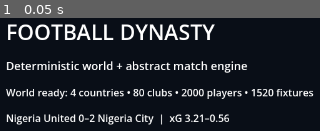
Above: before the commit, frame 1.
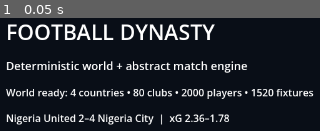
Above: after the commit, the same moment.

Repository: eghosa001/football-manager
Game: Godot game, scene res://game/scenes/main.tscn
Two runs of this game, one before a commit and one after it. Both use one fixed random seed, a clock stepped at 60 frames per second and the inputs below.
Inputs:
- Up to frame 1 (0.05 s): no input

The runs differ from the first frame. In frame 1, 0.6% of the frame differs, in the area x 24-72%, y 84-93%.

Commit message:
Fix PRNG correlation with nonlinear deterministic mixing

Diff:
--- a/core/rng/seeded_rng.gd
+++ b/core/rng/seeded_rng.gd
@@ -2,7 +2,9 @@
 extends RefCounted
 
 # Counter-based deterministic PRNG. Each draw is a pure function of the seed and
-# draw index, so replay does not depend on mutable engine RNG internals.
+# draw index, so replay does not depend on mutable engine RNG internals. The
+# nonlinear modular mixing prevents the strong seed/key correlations produced by
+# an affine generator while staying inside signed 64-bit integer range.
 const MODULUS := 2_147_483_647
 const MULTIPLIER_A := 48_271
 const MULTIPLIER_B := 69_621
@@ -21,8 +23,10 @@
 	var normalized_seed: int = posmod(seed, MODULUS)
 	var normalized_index: int = posmod(draw_index + 1, MODULUS)
 	var value: int = posmod(normalized_seed * MULTIPLIER_A + normalized_index * MULTIPLIER_B + OFFSET, MODULUS)
-	value = posmod(value * MULTIPLIER_A + normalized_index * 7_919 + OFFSET, MODULUS)
-	value = posmod(value * MULTIPLIER_B + normalized_seed * 104_729 + OFFSET, MODULUS)
+	value = posmod(value * value + normalized_index * 104_729 + normalized_seed * 8_191 + OFFSET, MODULUS)
+	var index_square: int = posmod(normalized_index * normalized_index, MODULUS)
+	value = posmod(value * MULTIPLIER_A + index_square * MULTIPLIER_B + normalized_seed * 7_919 + OFFSET, MODULUS)
+	value = posmod(value * value + normalized_seed * 104_729 + normalized_index * 7_919 + OFFSET, MODULUS)
 	return value
 
 static func unit_for(seed: int, draw_index: int) -> float:
